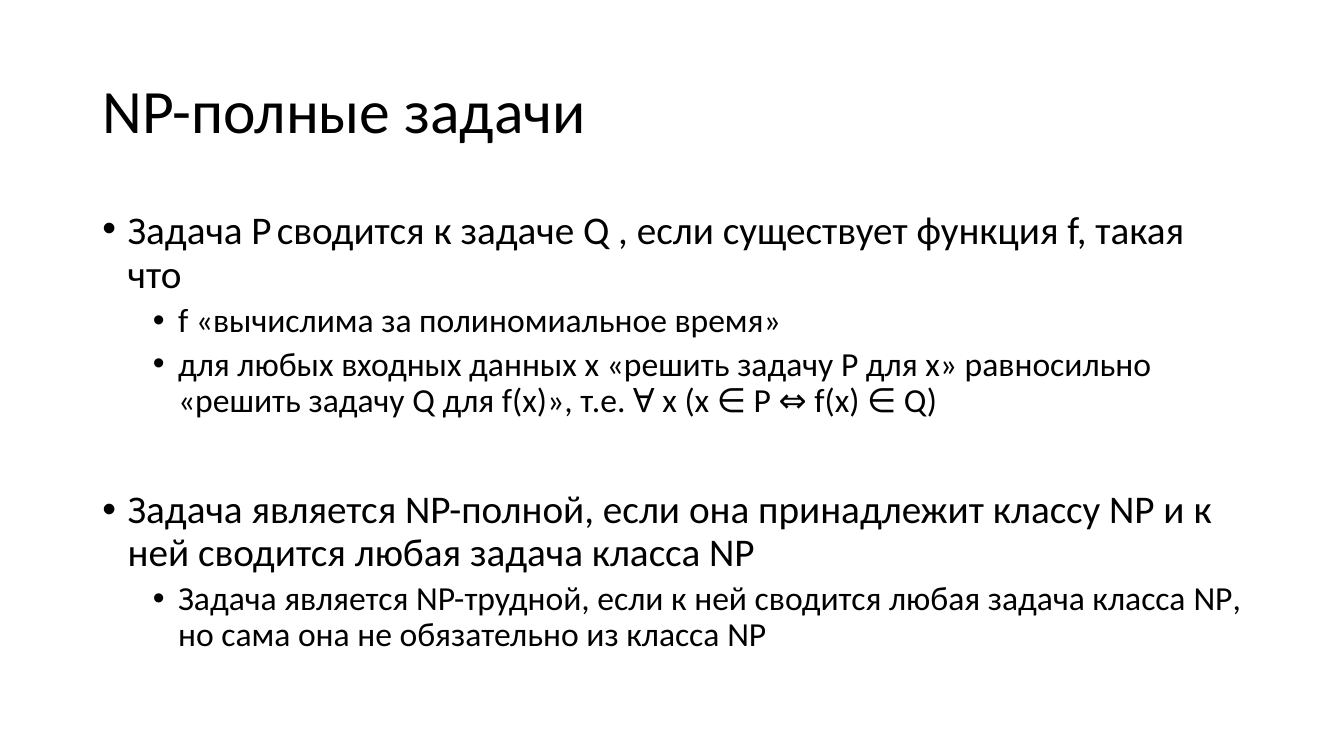
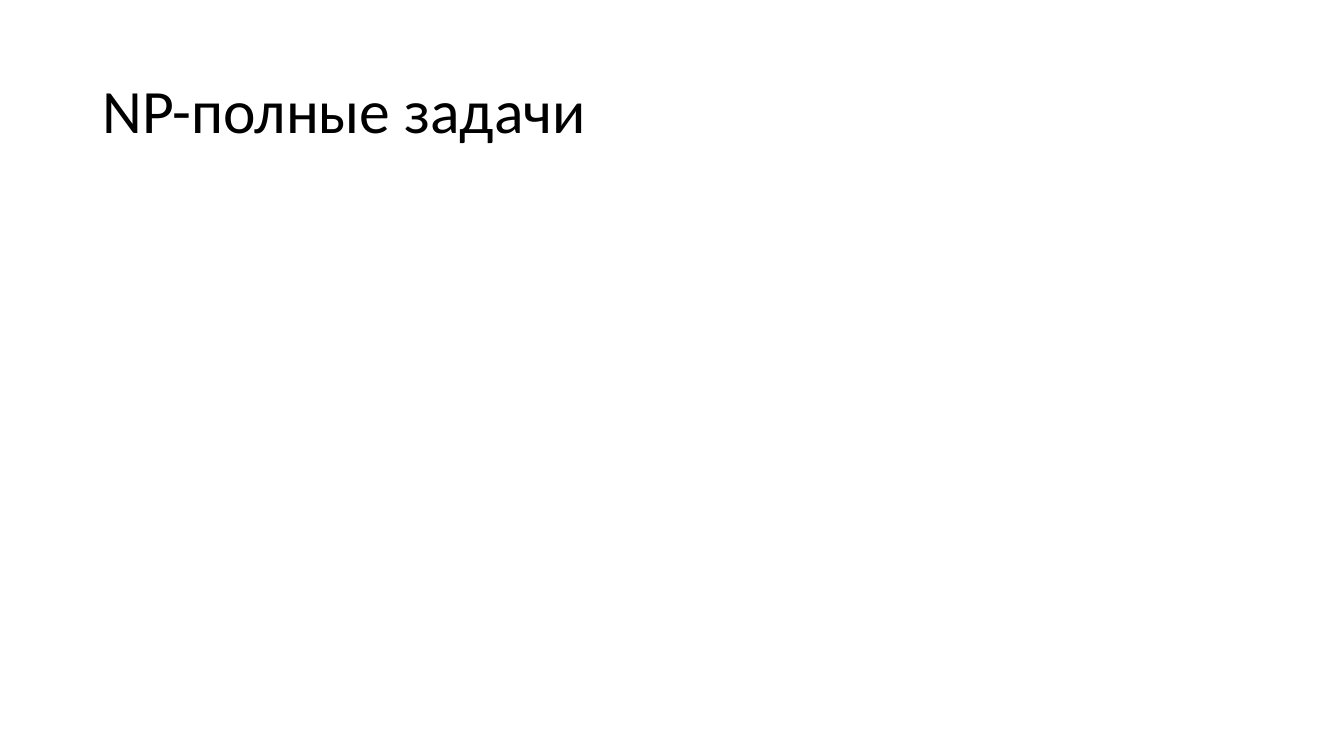
Before and after one commit to Evgueni-Petrov-aka-espetrov/Algorithms-and-Programming-in-C-pptx, a slide deck: slide 38 of 20 Алгоритмы с возвратом.pptx (slide 8 before the commit). Drawn at 1344x756 pixels with LibreOffice and Linux fonts; fonts in the diff are those of the drawing. Boxes give left, top, right and bottom in pixels: in the first picture for what was removed or moved away, otherwise in the second. Text is boxed around its words. In the diff, an @@ line names an element or a change of style, - is before the commit and + after.

```diff
--- a/20 Алгоритмы с возвратом.pptx
+++ b/20 Алгоритмы с возвратом.pptx
@@ text removed at <box>128,217,1241,647</box> @@
-• Задача P сводится к задаче Q , если существует функция f, такая что
-  • f «вычислима за полиномиальное время»
-  • для любых входных данных x «решить задачу P для x» равносильно «решить задачу Q для f(x)», т.е. Ɐ x (x ∈ P ⇔ f(x) ∈ Q)
-• Задача является NP-полной, если она принадлежит классу NP и к ней сводится любая задача класса NP
-  • Задача является NP-трудной, если к ней сводится любая задача класса NP, но сама она не обязательно из класса NP
```
Also in this commit, not shown: 15 other slides changed, 120 slides added, 1 slide removed.
